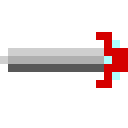
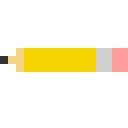
Before/after of a 128 × 128 layered artwork. What changed in the layer stack:
painted on "Background" over [0, 32, 128, 88]
